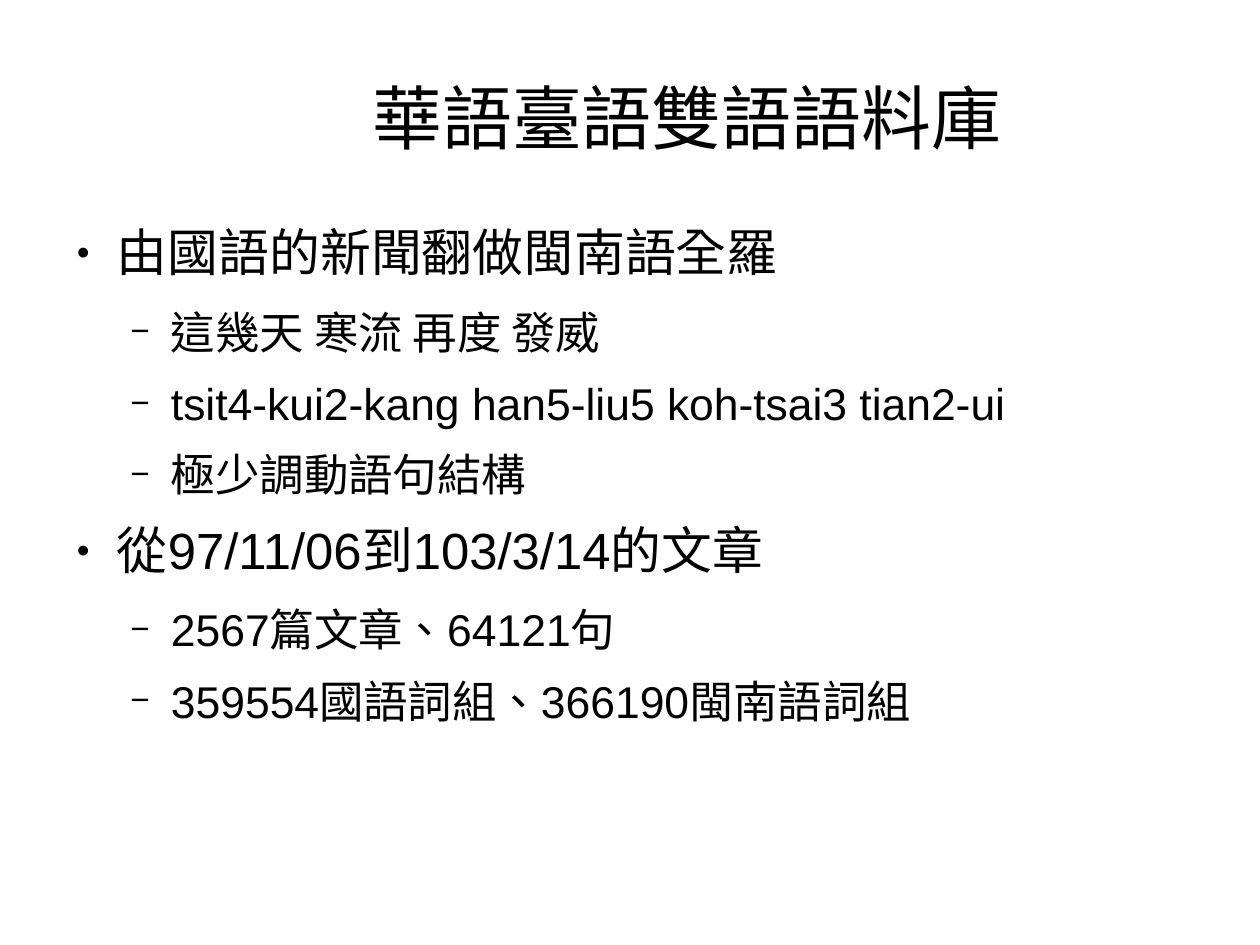
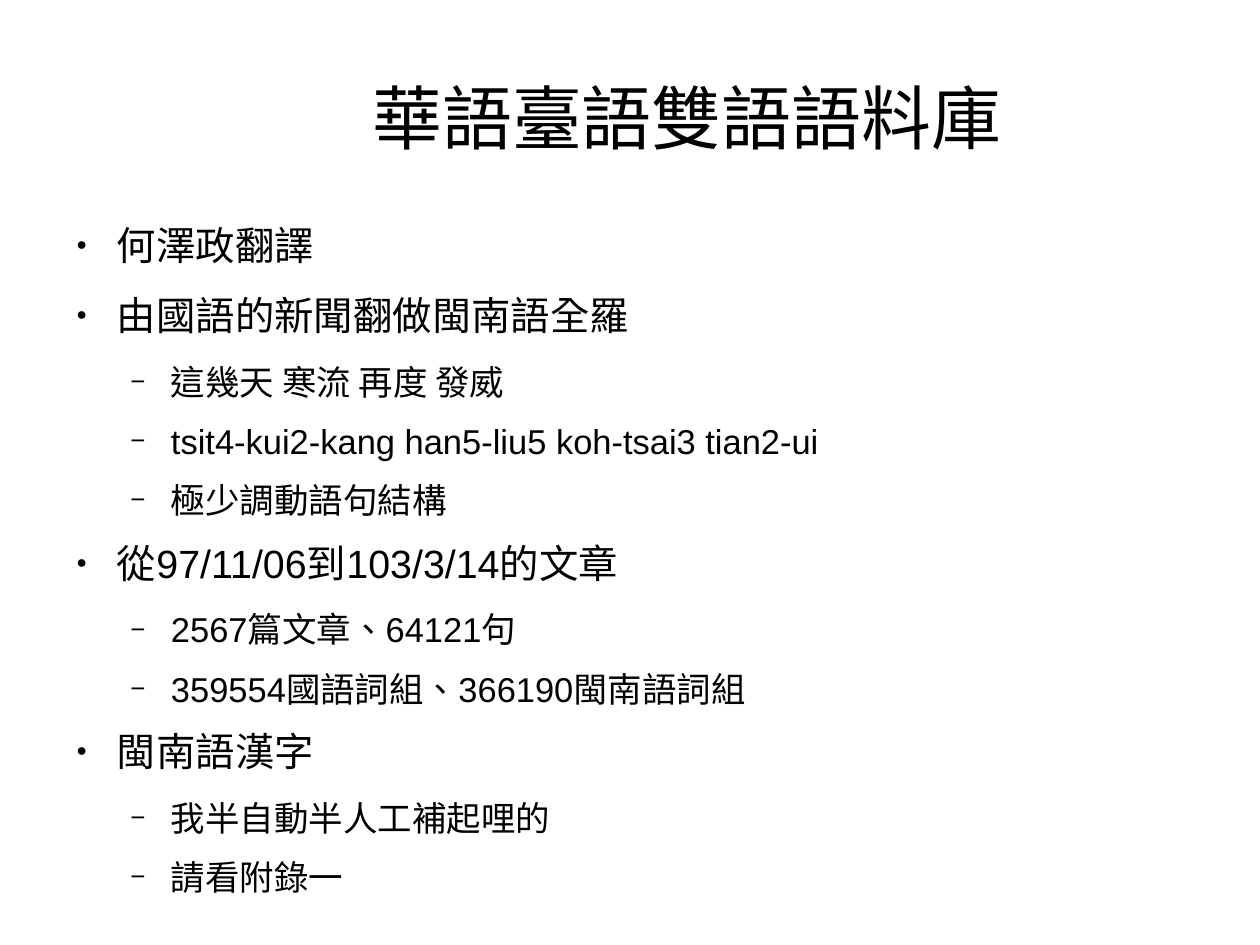
Before and after one commit to sih4sing5hong5/po3-ko3_tau5-iann2-phinn3, a slide deck: slide 5 of 翻譯報告.odp. Drawn at 1260x945 pixels with LibreOffice and Linux fonts; fonts in the diff are those of the drawing. Boxes give left, top, right and bottom in pixels: in the first picture for what was removed or moved away, otherwise in the second. Text is boxed around its words. In the diff, an @@ line names an element or a change of style, - is before the commit and + after.

```diff
--- a/翻譯報告.odp
+++ b/翻譯報告.odp
@@ text at [117, 227, 314, 263]: paragraph added @@
+● 何澤政翻譯
@@ text at [117, 297, 818, 705]: size 32 to 24.8 pt in "由國語的新聞翻做閩南語全羅", "從97/11/06到103/3/14的文章"; size 28 to 21.7 pt in "這幾天 寒流 再度 發威", "tsit4-kui2-kang han5-liu5 koh-tsai3 tian2-ui", "極少調動語句結構", "2567篇文章、64121句" and 1 more places @@
@@ text at [117, 732, 550, 893]: paragraphs added @@
+● 閩南語漢字
+  − 我半自動半人工補起哩的
+  − 請看附錄一
```
Also in this commit, not shown: 8 other slides changed, 3 slides added, 2 slides removed.
